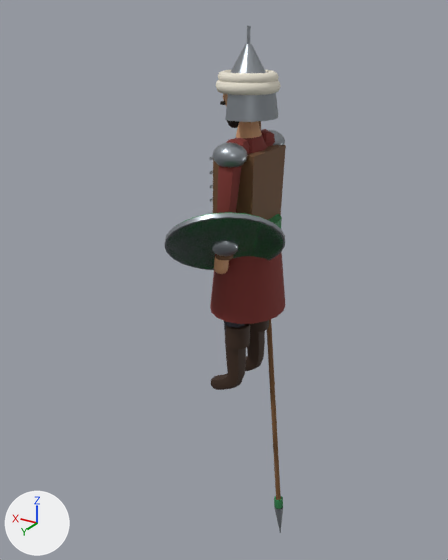
An edit to the glTF model models/era1/osiyo_nayzachi.glb, drawn before and after from the same camera.
Both versions are drawn from a 50 mm camera at (-1.471, 2.706, 1.992) aimed at (0.125, 0.046, 0.662). Lighting does not change. The marker at lower left points along +X, +Y and +Z. The older version comes first. Where no turn or scale is listed for an object, it has been applied to the vertices. Vertices at exactly the same position are counted once.

In view in the first picture: 'Body', 'Shield', 'Spear'.
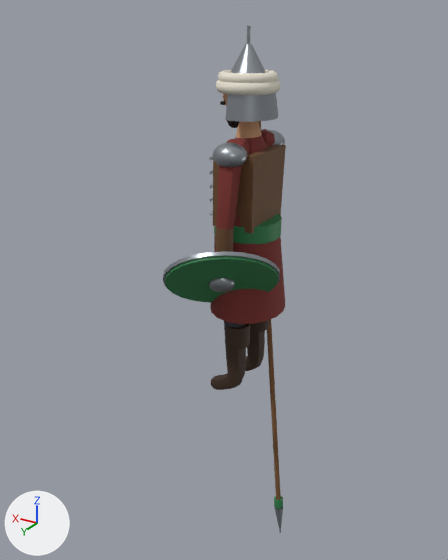
Location of each change, [x1, y1, x2, y2] in pixels of the pictures (448 x 560 px; the box of a moved part takes in the faces that stretch with it):
```json
{"object": "Shield", "change": "reshaped, moved", "before": [164, 212, 285, 270], "after": [163, 251, 280, 303], "on screen": "10% shorter"}
{"part": 1, "of": "me_shield", "change": "moved or reshaped", "before": [164, 213, 285, 270], "after": [163, 251, 280, 287]}
```

Scene script edits in JSON lines:
```json
{"block": "me_shield", "where": "# used by ob_shield; location = (-0.022, 0.282, 0.973)"}
{"op": "remove", "block": "me_shield", "code": "me_shield.from_pydata(...)  # 182 vertices, 352 faces; spans x -0.272..0.268, y -0.234..0.24, z -0.219..0.212"}
{"op": "add", "block": "me_shield", "code": "me_shield.from_pydata(...)  # 182 vertices, 352 faces; spans x -0.267..0.273, y -0.242..0.233, z -0.212..0.221"}
{"block": "me_shield", "change": "me_shield part 1: the loose piece of 48 vertices spanning x -0.272..0.268, y -0.234..0.24, z -0.219..0.212 is moved by (0.005, -0.008, 0.009)"}
{"op": "set", "path": "ob_shield.location", "old": "(-0.022, 0.282, 0.973)", "new": "(-0.006, 0.288, 0.78)"}
```
